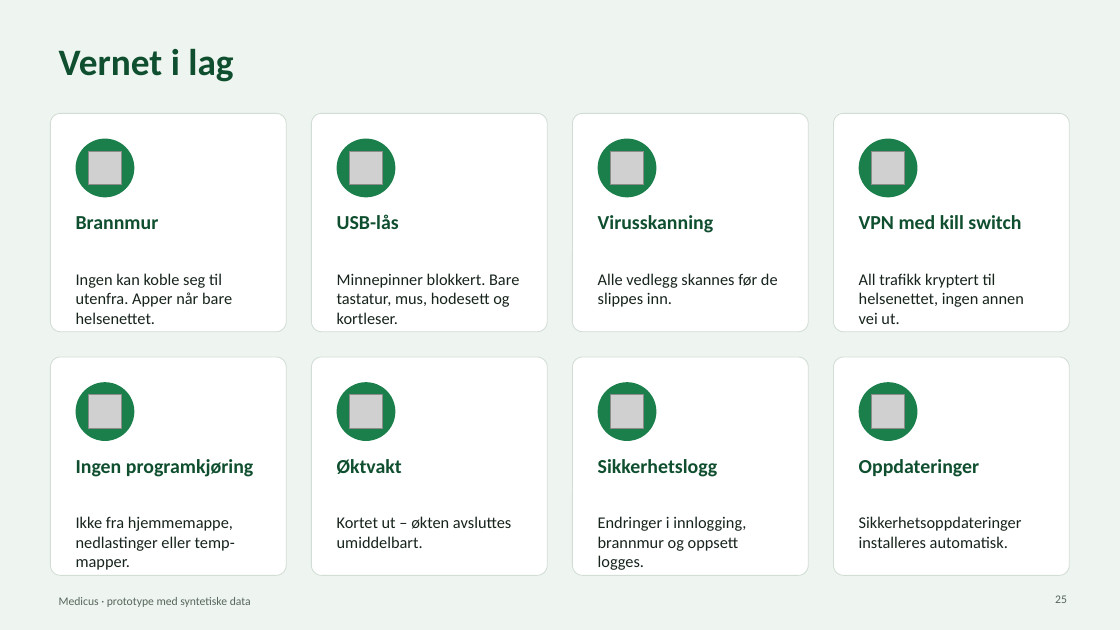
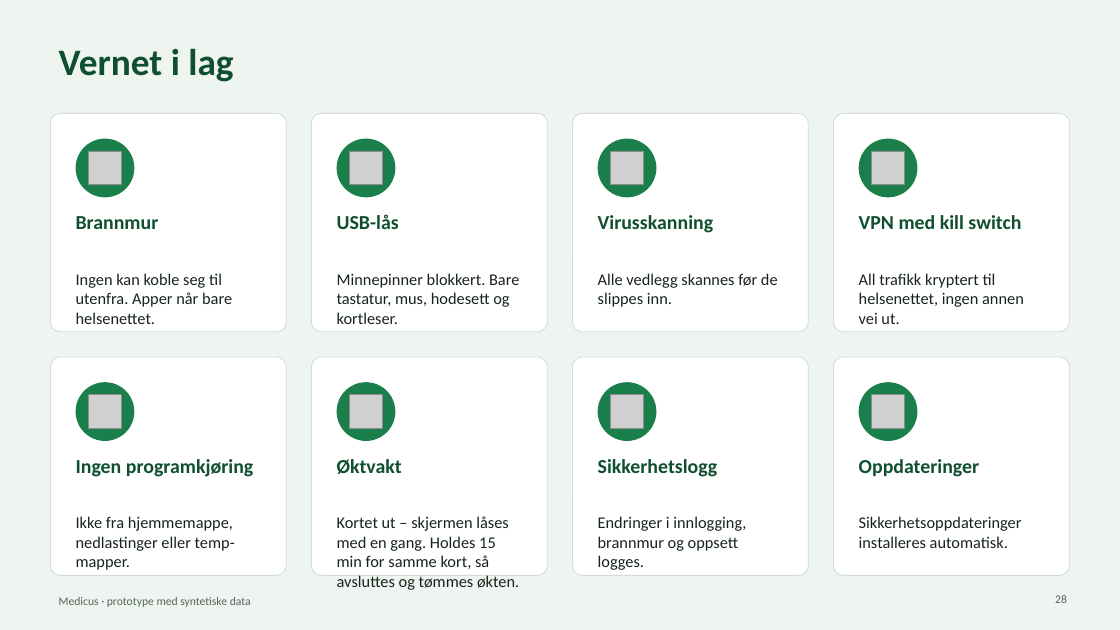
Before and after one commit to MusaMiyamoto/Medicus, a slide deck: slide 28 of docs/Medicus-presentasjon.pptx (slide 25 before the commit). Drawn at 1120x630 pixels with LibreOffice and Linux fonts; fonts in the diff are those of the drawing; grey boxes stand for pictures. Boxes give left, top, right and bottom in pixels: in the first picture for what was removed or moved away, otherwise in the second. Text is boxed around its words. In the diff, an @@ line names an element or a change of style, - is before the commit and + after.

```diff
--- a/docs/Medicus-presentasjon.pptx
+++ b/docs/Medicus-presentasjon.pptx
@@ text at <box>337,516,519,590</box>: text changed @@
-Kortet ut – økten avsluttes umiddelbart.
+Kortet ut – skjermen låses med en gang. Holdes 15 min for samme kort, så avsluttes og tømmes økten.
@@ page number at <box>1055,595,1067,603</box>: text changed @@
-25
+28
```
Also in this commit, not shown: 2 other slides changed, 6 slides added, 3 other files.
